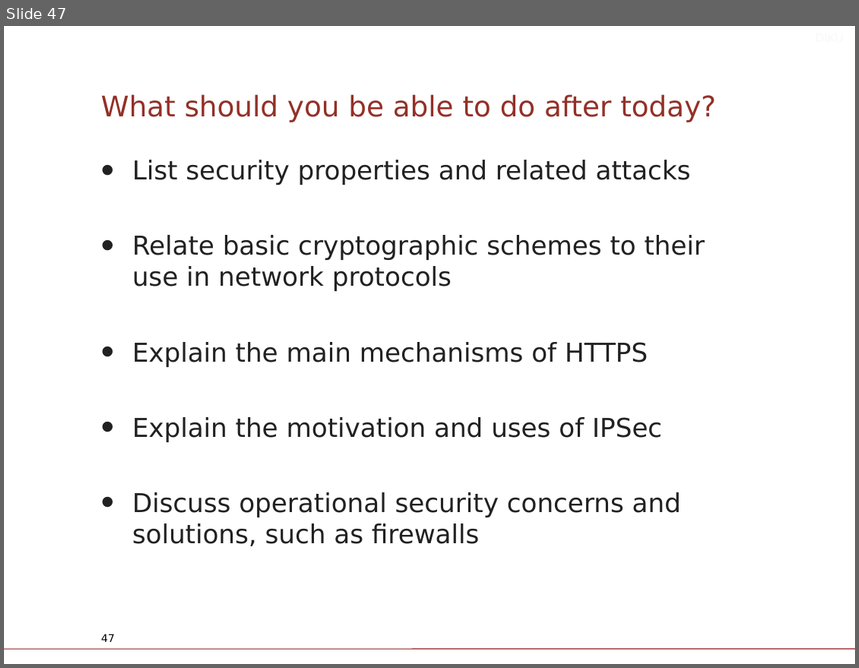
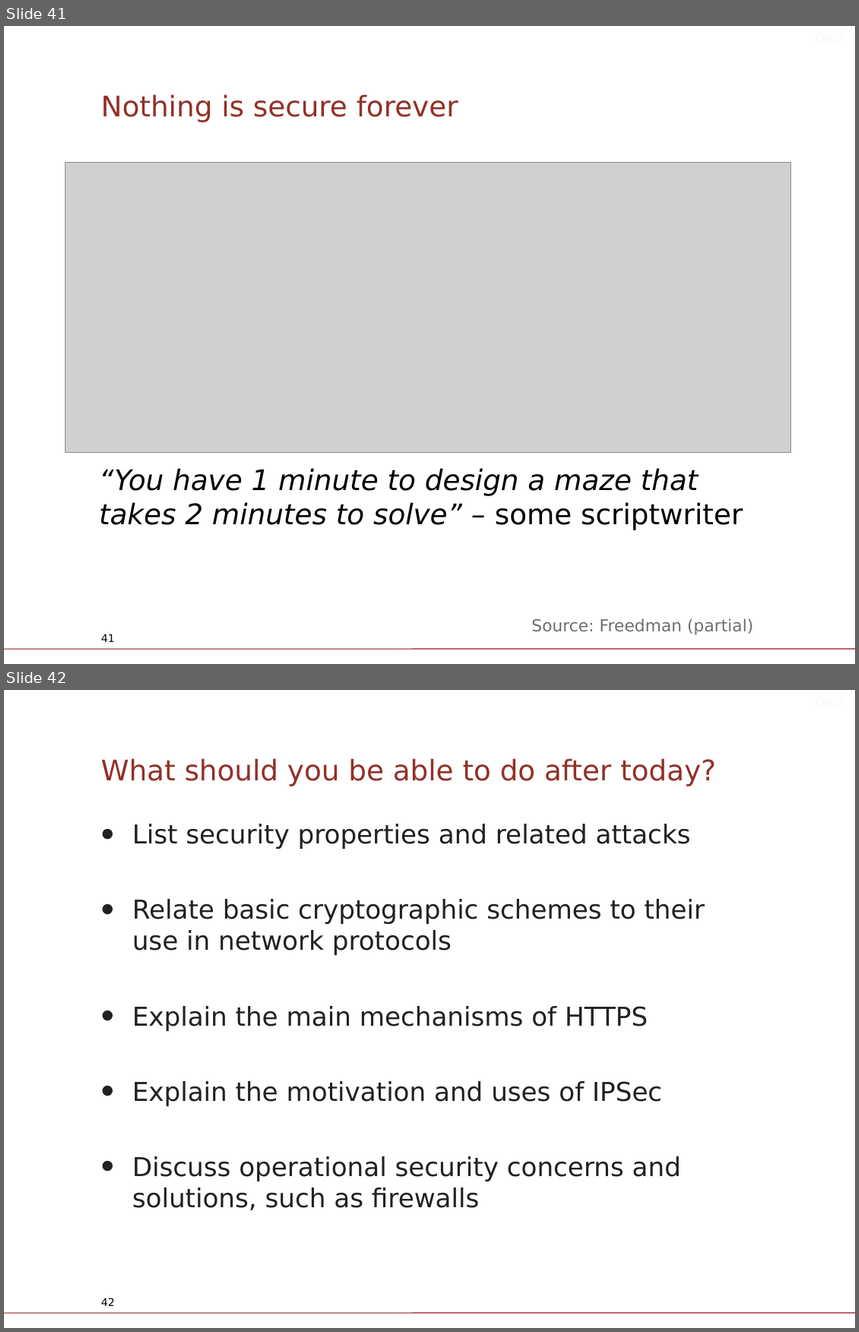
Before and after one commit to diku-compSys/compSys-e2021-pub, a slide deck: lectures/211124_security/slides.odp. Shown one above the other, each under a label of ours: slide 47 before the commit, slides 41 and 42 after it. The pictures are 859x668 and 859x1332 pixels, drawn with LibreOffice and Linux fonts; fonts in the diff are those of the drawing; grey boxes stand for pictures; background and template pictures are left out. Boxes give left, top, right and bottom in pixels: in the first picture for what was removed or moved away, otherwise in the second. Text is boxed around its words. In the diff, an @@ line names an element or a change of style, - is before the commit and + after.

```diff
--- a/lectures/211124_security/slides.odp
+++ b/lectures/211124_security/slides.odp
@@ slide 41 added at <box>4,26,855,664</box>, background #FFFFFF; not listed: 1 template element that a slide beside it also shows @@
@@ text added at <box>271,26,853,50</box>, 10 pt, text #F8F8F8 @@
+DIKU
@@ text added at <box>101,94,458,123</box>, 24 pt, text #933027 @@
+Nothing is secure forever
@@ picture added at <box>66,162,791,452</box> @@
@@ text added at <box>99,468,743,531</box>, 24 pt, text #000000, italic @@
+“You have 1 minute to design a maze that takes 2 minutes to solve” – some scriptwriter
@@ page number added at <box>101,634,115,642</box>, 9 pt, text #000000 @@
+41
@@ text added at <box>531,619,753,636</box>, 14 pt, text #6E6E6E @@
+Source: Freedman (partial)
@@ what was slide 47 is now slide 42 @@
@@ page number at <box>101,1298,115,1306</box>: text changed @@
-47
+42
```
Also in this commit, not shown: 14 slides changed, 2 other slides added, 8 slides removed, 1 other file.
